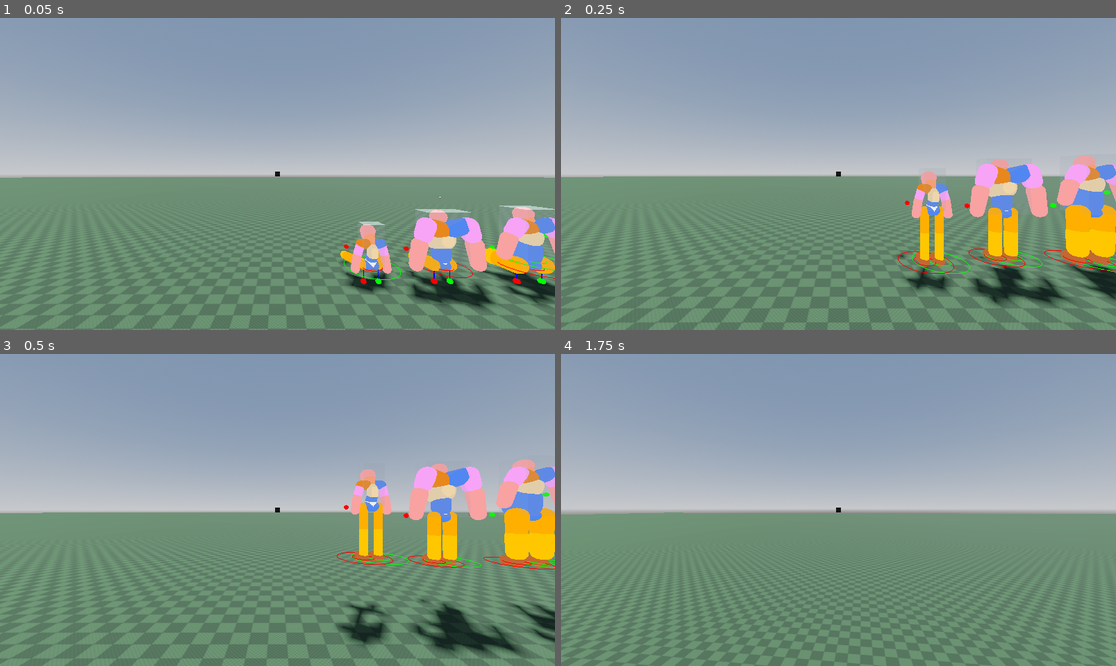
Above: before the commit, frames 1-4 (two rows, left to right).
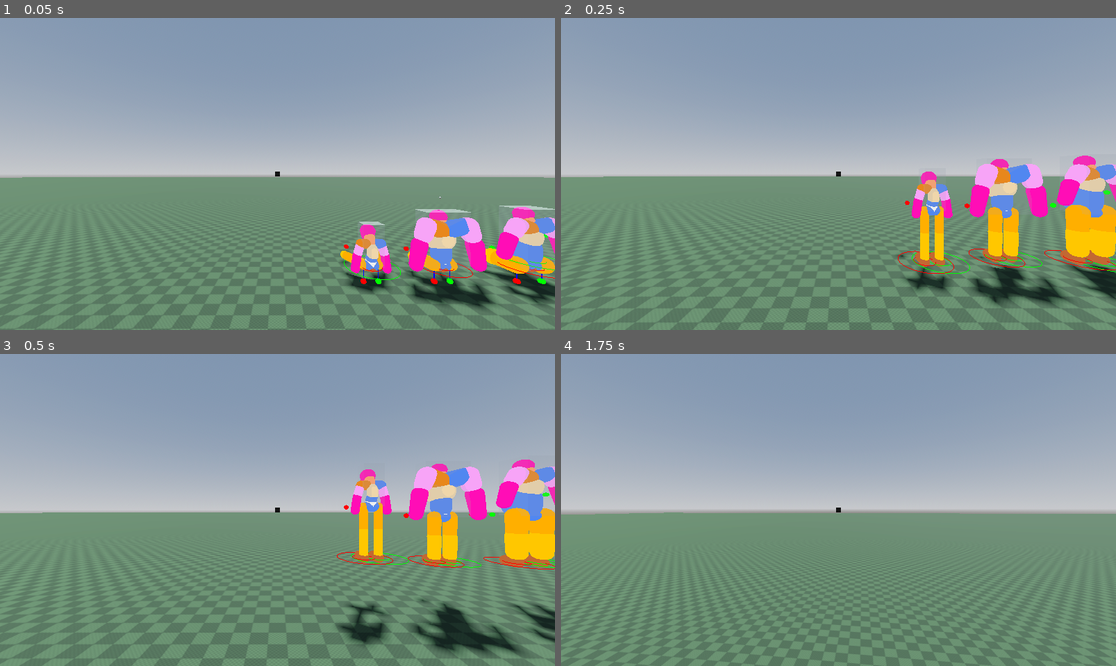
Above: after the commit, the same moments.

Repository: marcolatellafrias/character-parametric
Game: Godot game, scene res://Scenes/Demo.tscn
Two runs of this game, one before a commit and one after it. Both use one fixed random seed, a clock stepped at 60 frames per second and the inputs below.
Inputs (mouse positions are in pixels of both pictures, inside the frame that each line leads up to):
- Up to frame 1 (0.05 s): no input
- Up to frame 2 (0.25 s): no input
- Up to frame 3 (0.5 s): no input
- Up to frame 4 (1.75 s): tap Enter at 0.5 s; move the mouse to (866, 510) at 0.52 s; hold W (move_forward) from 0.53 s (still down); click (866, 510) at 0.6 s; tap Space (jump) at 0.77, 1.52 s; move the mouse to (810, 510) at 1.27 s; tap Shift (sprint) at 1.35 s

The runs differ from the first frame. In frame 1, 1.4% of the frame differs, in the area x 63-100%, y 60-82%; in frame 2, 1.4%; in frame 3, 1.3%; in frame 4, nothing differs.

Commit message:
prediction raycast and smooth airborne vs ground leg transition

Diff:
--- a/Scripts/character/archetypes.gd
+++ b/Scripts/character/archetypes.gd
@@ -195,7 +195,7 @@
 	arch.time_to_standup = 1.0
 	arch.strenght = 0.55
 	arch.throw_strenght = 0.4
-	arch.reach = 1.2
+	arch.reach = 1.0
 	arch.reach_multiplier = 1.0
 	arch.jump_strenght = 0.6
 	arch.jump_multiplier = 2.0
@@ -208,8 +208,8 @@
 	arch.horizontal_turn_spring = 0.8
 	arch.horizontal_turn_damp = 0.8
 
-	arch.fatness = 0.0
-	arch.muscularity = 0.5
+	arch.fatness = 0.1
+	arch.muscularity = 0.4
 
 	arch.height = 2.2
 
@@ -259,7 +259,7 @@
 	arch.horizontal_turn_spring = 0.8
 	arch.horizontal_turn_damp = 0.8
 
-	arch.fatness = 0.35
+	arch.fatness = 0.4
 	arch.muscularity = 1.0
 
 	arch.height = 1.8
--- a/Scripts/character/bone_instantiator.gd
+++ b/Scripts/character/bone_instantiator.gd
@@ -44,6 +44,9 @@
 	#Local objects
 	local_targets.add_child(ik_util.left_leg_raycast)
 	local_targets.add_child(ik_util.right_leg_raycast)
+	ik_util.left_leg_raycast.add_exception(char_rigidbody)
+	ik_util.right_leg_raycast.add_exception(char_rigidbody)
+
 	local_targets.add_child(ik_util.left_leg_pole)
 	local_targets.add_child(ik_util.right_leg_pole)
 	local_targets.add_child(ik_util.left_leg_next_target)
--- a/Scripts/character/custom_bones_util.gd
+++ b/Scripts/character/custom_bones_util.gd
@@ -47,7 +47,7 @@
 	var slouchiness_neck =  SkeletonSizesUtil.lerp_range(0.2,0.6,entity_stats.slouch)
 	if entity_stats.has_neck:
 		bones_util.neck = CustomBone.createFromToUp(bones_util.chest, sizes.neck_size, sizes.neck_offset, 0.0,-slouchiness_neck, Color.CORAL , true)
-	bones_util.head = CustomBone.createFromToUp(bones_util.neck if bones_util.neck else bones_util.chest, sizes.head_size, sizes.head_offset, 0.0,0.0, Color.LIGHT_CORAL , true)
+	bones_util.head = CustomBone.createFromToUp(bones_util.neck if bones_util.neck else bones_util.chest, sizes.head_size, sizes.head_offset, 0.0,0.0, Color.DEEP_PINK , true)
 
 	# Shoulders
 	var shoulder_height =  SkeletonSizesUtil.lerp_range(-0.3,0.3,entity_stats.shoulders_height)
@@ -61,6 +61,6 @@
 	bones_util.left_upper_arm = CustomBone.createFromToDown(bones_util.left_shoulder, sizes.upper_arm_size, sizes.upper_arm_offset, upper_arms_openness,0.0, Color.VIOLET , true)
 
 	var lower_arms_openness =  SkeletonSizesUtil.lerp_range(0.0,0.3, entity_stats.arms_openness)
-	bones_util.right_lower_arm = CustomBone.createFromToDown(bones_util.right_upper_arm, sizes.lower_arm_size, sizes.lower_arm_offset, -lower_arms_openness,0.0, Color.LIGHT_CORAL , true)
-	bones_util.left_lower_arm = CustomBone.createFromToDown(bones_util.left_upper_arm, sizes.lower_arm_size, sizes.lower_arm_offset, lower_arms_openness,0.0, Color.LIGHT_CORAL , true)
+	bones_util.right_lower_arm = CustomBone.createFromToDown(bones_util.right_upper_arm, sizes.lower_arm_size, sizes.lower_arm_offset, -lower_arms_openness,0.0, Color.DEEP_PINK , true)
+	bones_util.left_lower_arm = CustomBone.createFromToDown(bones_util.left_upper_arm, sizes.lower_arm_size, sizes.lower_arm_offset, lower_arms_openness,0.0, Color.DEEP_PINK , true)
 	return bones_util
--- a/Scripts/character/debug_util.gd
+++ b/Scripts/character/debug_util.gd
@@ -16,6 +16,15 @@
 		material.depth_draw_mode = BaseMaterial3D.DEPTH_DRAW_ALWAYS
 		material.depth_test = 1
 	mesh_instance.material_override = material
+	return mesh_instance
+
+static func update_debug_line_mesh(mesh_instance: MeshInstance3D,length: float, to_down: bool = true) -> MeshInstance3D:
+	if mesh_instance == null:
+		return mesh_instance
+	var cube := BoxMesh.new()
+	cube.size = Vector3(0.01, length, 0.01)
+	mesh_instance.mesh = cube
+	mesh_instance.position = Vector3(0.0, (-length * 0.5) if to_down else (length * 0.5), 0.0)
 	return mesh_instance
 
 static func create_debug_sphere(color: Color, size: float = 0.1, on_top: bool = false) -> MeshInstance3D:
--- a/Scripts/character/ik_util.gd
+++ b/Scripts/character/ik_util.gd
@@ -2,6 +2,8 @@
 
 var left_leg_raycast: RayCast3D
 var right_leg_raycast: RayCast3D
+var left_leg_raycast_indicator: MeshInstance3D
+var right_leg_raycast_indicator: MeshInstance3D
 var left_leg_pole = Node3D
 var right_leg_pole = Node3D
 const left_color: Color = Color(1, 0, 0)      # rojo
@@ -29,9 +31,15 @@
 
 static func create(sizes: SkeletonSizesUtil, bones: CustomBonesUtil, skeleton: BoneInstantiator) -> IkUtil:
 	var new_ik_util = IkUtil.new()
+
 	#Creo raycasts
-	new_ik_util.left_leg_raycast = create_leg_raycast(-sizes.hip_size.y, raycast_color, sizes.raycast_leg_lenght)
-	new_ik_util.right_leg_raycast = create_leg_raycast(sizes.hip_size.y, raycast_color, sizes.raycast_leg_lenght)
+	new_ik_util.left_leg_raycast = create_leg_raycast(true,sizes)
+	new_ik_util.right_leg_raycast = create_leg_raycast(false,sizes)
+	#Creo indicadores de raycasts
+	new_ik_util.left_leg_raycast_indicator = create_leg_raycast_indicator(sizes)
+	new_ik_util.left_leg_raycast.add_child(new_ik_util.left_leg_raycast_indicator)
+	new_ik_util.right_leg_raycast_indicator = create_leg_raycast_indicator(sizes)
+	new_ik_util.right_leg_raycast.add_child(new_ik_util.right_leg_raycast_indicator)
 	#Creo poles
 	new_ik_util.left_leg_pole = create_pole(bones, true, sizes, skeleton.local_targets)
 	new_ik_util.right_leg_pole = create_pole(bones, false, sizes, skeleton.local_targets)
@@ -60,12 +68,18 @@
 	pole.add_child(DebugUtil.create_debug_sphere(color))
 	return pole
 
-static func create_leg_raycast(x_offset: float, color: Color, length: float) -> RayCast3D:
+static func create_leg_raycast(left: bool, sizes: SkeletonSizesUtil) -> RayCast3D:
+	var length = sizes.raycast_leg_lenght
+	var x_offset = -sizes.hip_size.y if left else sizes.hip_size.y
 	var raycast = RayCast3D.new()
 	raycast.target_position = Vector3(0, -length, 0)
-	raycast.add_child(DebugUtil.create_debug_line(color, length))
 	raycast.translate(Vector3(x_offset, 0, 0))
 	return raycast
+
+static func create_leg_raycast_indicator(sizes: SkeletonSizesUtil) -> MeshInstance3D:
+	var length = sizes.raycast_leg_lenght
+	var ray_mesh_instance : MeshInstance3D = DebugUtil.create_debug_line(Color.BLUE, length)
+	return ray_mesh_instance
 
 static func create_next_target(x_offset: float, color: Color, length: float) -> Node3D:
 	var target = Node3D.new()
@@ -204,46 +218,119 @@
 	var lower_leg = bones.left_lower_leg if left else bones.right_lower_leg
 	var step_radius = current_step_radius
 
-	# 👉 NUEVO: Actualizar paso en curso ANTES de calcular nuevo paso
+	# Actualizar paso en curso ANTES de calcular nuevo paso
 	_update_stepping_foot(current_target)
+
+	# Recordar si estaba en el aire en la frame anterior
+	var was_airborne : bool = current_target.get_meta("was_airborne", false)
+
+	# 🔹 NUEVO: Ajustar longitud del raycast según velocidad vertical
+	var min_raycast_length : float = sizes.leg_height
+	var vertical_velocity : float = char_rigidbody.linear_velocity.y
+	var additional_length : float = 0.0
+
+	# Si está cayendo (velocidad negativa), extender el raycast
+	if vertical_velocity < 0.0:
+		# Multiplicador para controlar cuánto se extiende por velocidad
+		# Ajusta este valor según necesites más o menos anticipación
+		var velocity_to_distance_factor : float = 0.3
+		additional_length = abs(vertical_velocity) * velocity_to_distance_factor
+
+		## Opcional: limitar la extensión máxima para evitar raycasts demasiado largos
+		#var max_additional_length : float = sizes.leg_height * 2.0
+		#additional_length = min(additional_length, max_additional_length)
+
+	# Aplicar la nueva longitud al raycast
+	var total_raycast_length : float = min_raycast_length + additional_length
+	if left:
+		left_leg_raycast_indicator = DebugUtil.update_debug_line_mesh(left_leg_raycast_indicator,total_raycast_length)
+	else:
+		right_leg_raycast_indicator = DebugUtil.update_debug_line_mesh(right_leg_raycast_indicator,total_raycast_length)
+	raycast.target_position.y = -total_raycast_length  # Negativo porque apunta hacia abajo
+
+
+	var max_raycast_distance : float = raycast.target_position.length()
+	var leg_reach_raycast_distance : float = sizes.leg_height
 
 	raycast.force_raycast_update()
 	if raycast.is_colliding():
 		var collision_point: Vector3 = raycast.get_collision_point()
-		next_target.global_position = collision_point
-
-		var dist2 : float = (
-			Vector2(next_target.global_position.x, next_target.global_position.z) -
-			Vector2(current_target.global_position.x, current_target.global_position.z)
-		).length_squared()
-
-		var dist2Exp : float = (
-			Vector2(next_target.global_position.x, next_target.global_position.z) -
-			Vector2(char_rigidbody.global_position.x, char_rigidbody.global_position.z)
-		).length_squared()
-
-		var step_distance : float = sqrt(dist2Exp)
-		var wants_step : bool = dist2 > (step_radius * step_radius)
-
-		_store_leg_measure(current_target, dist2, wants_step, collision_point)
-
-		var step_duration : float = get_step_duration(char_rigidbody, sizes, step_distance)
-
-		# 👉 NUEVO: Si está pisando, actualizar la duración dinámicamente
-		if _is_stepping(current_target):
-			_update_step_duration(current_target, step_duration)
-
-		_try_start_farther_leg(current_target, opposite_current_target, sizes.step_height, step_duration, 0.05, false)
-
-	else:
-		_store_leg_measure(current_target, 0.0, false, next_target.global_position)
+
+		# 🔹 NUEVO: Calcular distancia real de colisión
+		var collision_distance : float = raycast.global_position.distance_to(collision_point)
+
+		# 🔹 NUEVO: Tres zonas de comportamiento según distancia
+		if collision_distance >= leg_reach_raycast_distance:
+			# ZONA 2: Entre mitad y máximo del raycast
+			# Interpolar entre airborne_target y collision_point
+			var t : float = (collision_distance - leg_reach_raycast_distance) / (max_raycast_distance - leg_reach_raycast_distance)
+			t = clamp(t, 0.0, 1.0)
+
+			# t=0 cuando está en la mitad (más cerca de collision_point)
+			# t=1 cuando está en el máximo (más cerca de airborne_target)
+			var interpolated_position : Vector3 = collision_point.lerp(airborne_target.global_position, t)
+			next_target.global_position = interpolated_position
+
+			# Marcar como semi-airborne (opcional, para transiciones suaves)
+			current_target.set_meta("was_airborne", true)
+
+			# Guardar métricas pero sin intentar stepping en esta zona
+			var dist2 : float = (
+				Vector2(next_target.global_position.x, next_target.global_position.z) -
+				Vector2(current_target.global_position.x, current_target.global_position.z)
+			).length_squared()
+
+			_store_leg_measure(current_target, dist2, false, interpolated_position)
+
+			# Transición suave hacia la posición interpolada
+			if not _is_stepping(current_target):
+				_tween_foot_to(current_target, current_target.global_position, interpolated_position, 0.0, sizes.step_height * 0.5)
+
+		else:
+			# ZONA 3: Entre inicio y mitad del raycast
+			# Comportamiento normal de grounded
+			next_target.global_position = collision_point
+
+			# Si estaba en el aire y ahora toca el piso, hacer snap inmediato
+			if was_airborne:
+				_clear_step_data(current_target)
+				current_target.global_position = collision_point
+				current_target.set_meta("was_airborne", false)
+
+			var dist2 : float = (
+				Vector2(next_target.global_position.x, next_target.global_position.z) -
+				Vector2(current_target.global_position.x, current_target.global_position.z)
+			).length_squared()
+
+			var dist2Exp : float = (
+				Vector2(next_target.global_position.x, next_target.global_position.z) -
+				Vector2(char_rigidbody.global_position.x, char_rigidbody.global_position.z)
+			).length_squared()
+
+			var step_distance : float = sqrt(dist2Exp)
+			var wants_step : bool = dist2 > (step_radius * step_radius)
+
+			_store_leg_measure(current_target, dist2, wants_step, collision_point)
+
+			var step_duration : float = get_step_duration(char_rigidbody, sizes, step_distance)
+
+			# Si está pisando, actualizar la duración dinámicamente
+			if _is_stepping(current_target):
+				_update_step_duration(current_target, step_duration)
+
+			_try_start_farther_leg(current_target, opposite_current_target, sizes.step_height, step_duration, 0.05, false)
+
+	else:
+		# ZONA 1: No hay colisión - usar airborne_target
+		_store_leg_measure(current_target, 0.0, false, airborne_target.global_position)
+
+		# Marcar que está en el aire
+		current_target.set_meta("was_airborne", true)
 
 		if not _is_stepping(current_target):
 			_tween_foot_to(current_target, current_target.global_position, airborne_target.global_position, 0.0, sizes.step_height)
-			#_tween_foot_to(current_target, current_target.global_position, next_target.global_position, 0.0, sizes.step_height)
 
 	solve_leg_ik(upper_leg, lower_leg, current_target.global_position, pole.global_position)
-
 
 static func _tween_foot_to(node: Node3D, from_pos: Vector3, to_pos: Vector3, duration: float, step_height: float) -> void:
 	# Si ya hay un paso en curso, lo cancelamos pero guardamos el progreso
@@ -360,7 +447,7 @@
 	var ground_leg_y_position = sizes.leg_height - (sizes.leg_height * entity_stats.distance_from_ground_factor)
 	var falling_leg_max_y_position = sizes.leg_height * 0.5
 	var jumping_leg_max_y_position = sizes.leg_height
-	var falling_max_y_speed = -3.0
+	var falling_max_y_speed = -5.0
 	var jumping_max_y_speed = 1.0
 
 	# Calcular posición Y según velocidad vertical
--- a/Scripts/common/hoverable.gd
+++ b/Scripts/common/hoverable.gd
@@ -2,7 +2,6 @@
 extends RigidBody3D
 
 @export var hover_height := 1.0          # meters (target: bottom of collider to ground)
-@export var ray_length := 2.0            # meters
 @export var height_kp := 800.0           # spring (N per meter)
 @export var height_kd := 24.0           # damper (N per m/s)
 @export var upright_kp := 30.0           # torque gain
